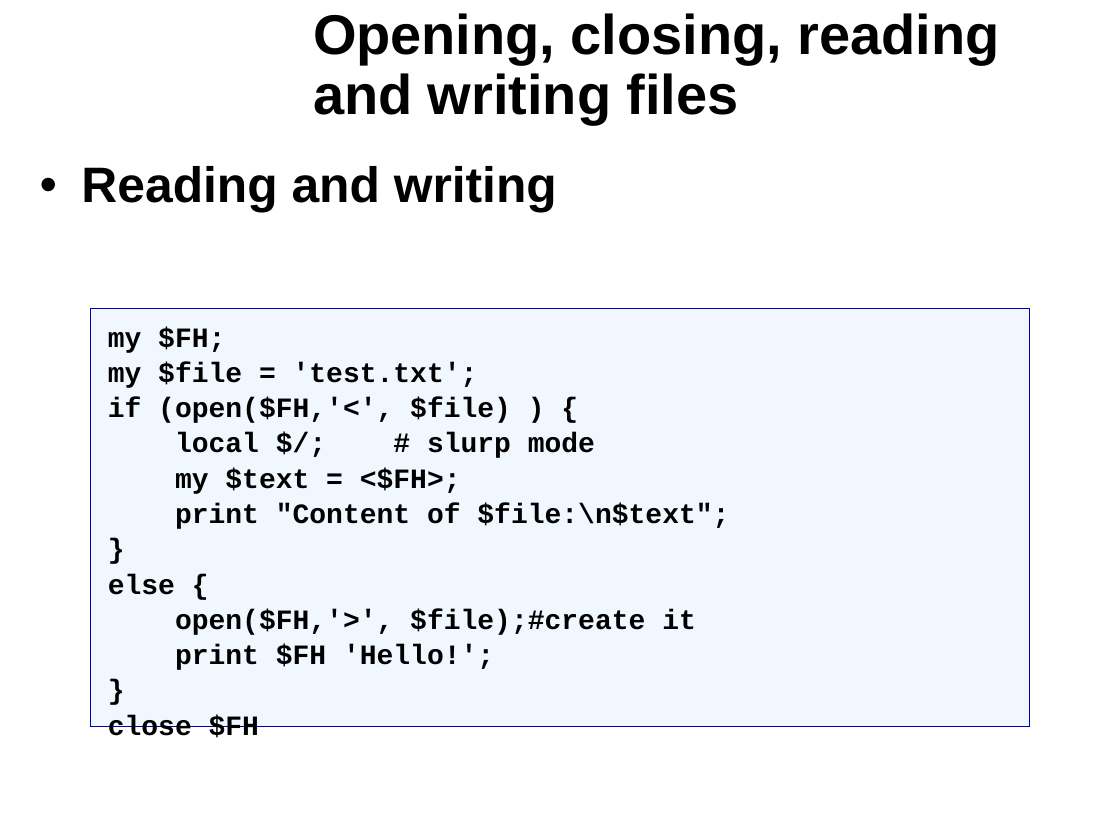
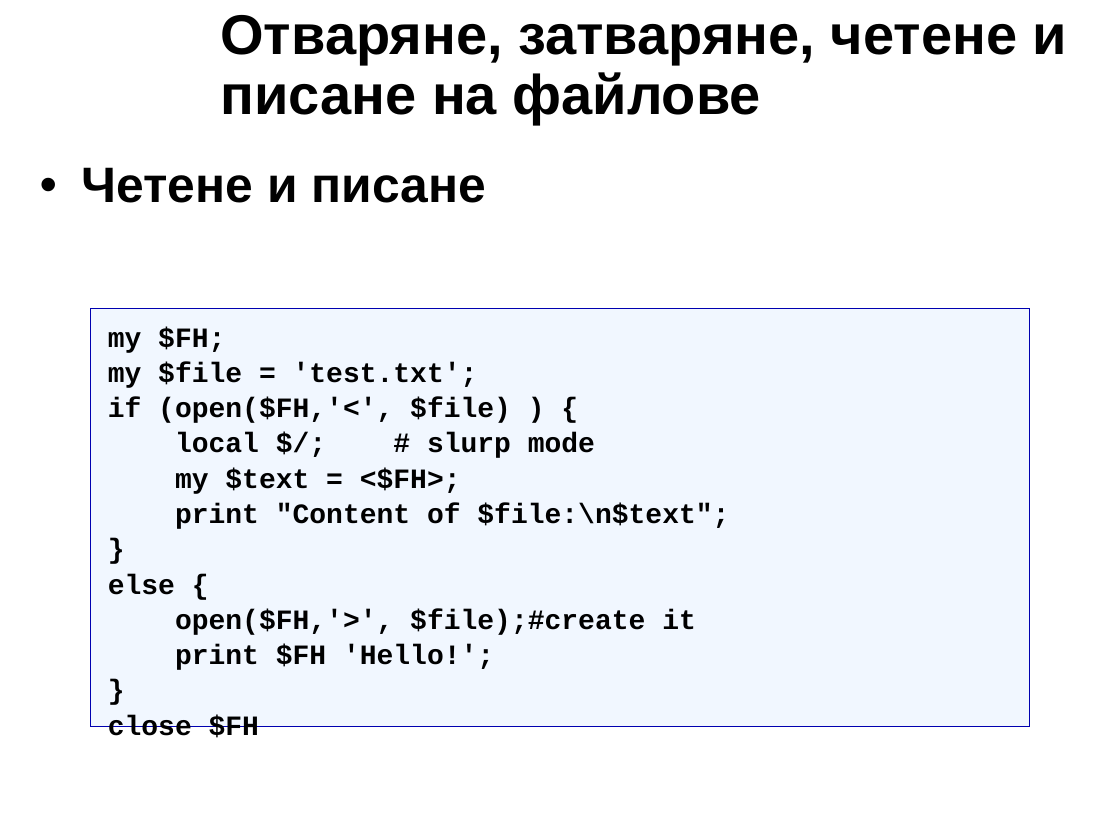
Before and after one commit to kberov/PerlProgrammingCourse, a slide deck: slide 24 of 06_io_bg.odp. Drawn at 1120x840 pixels with LibreOffice and Linux fonts; fonts in the diff are those of the drawing; background and template pictures are left out. Boxes give left, top, right and bottom in pixels: in the first picture for what was removed or moved away, otherwise in the second. Text is boxed around its words. In the diff, an @@ line names an element or a change of style, - is before the commit and + after.

```diff
--- a/06_io_bg.odp
+++ b/06_io_bg.odp
@@ title at bbox=[220, 15, 1067, 124]: text changed @@
-Opening, closing, reading and writing files
+Отваряне, затваряне, четене и писане на файлове
@@ text at bbox=[81, 167, 485, 203]: text changed @@
-• Reading and writing
+• Четене и писане
```
Also in this commit, not shown: 25 other slides changed, 17 slides added, 17 slides removed, 2 other files.
